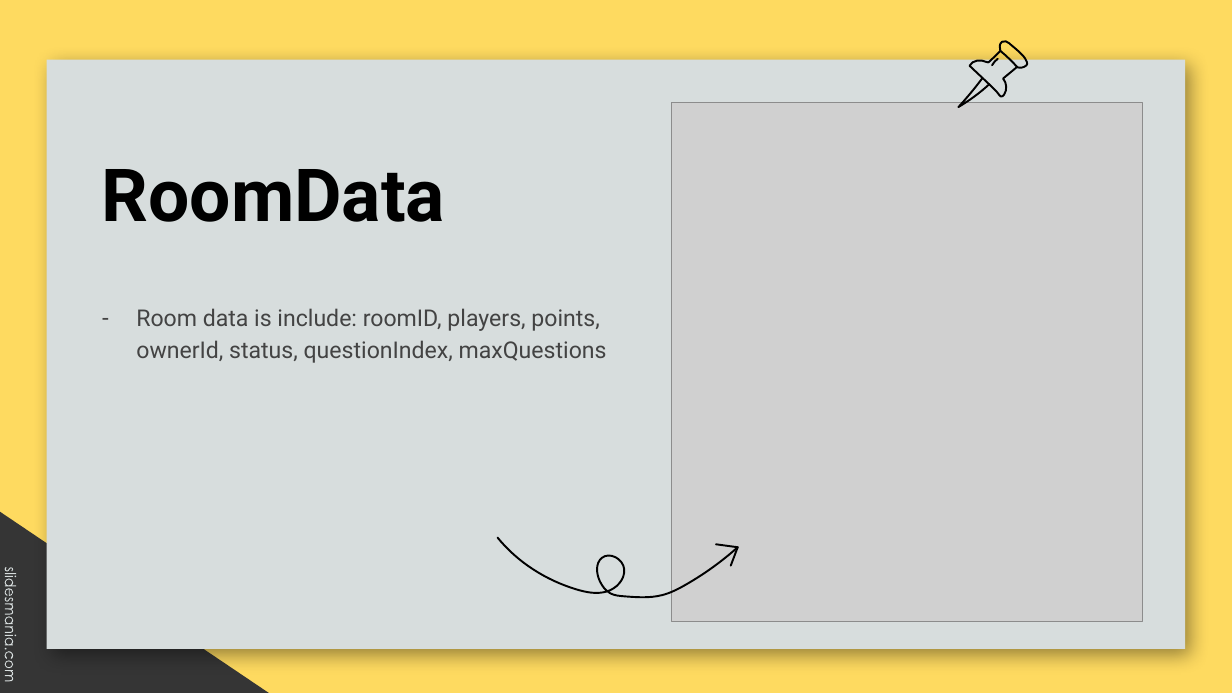
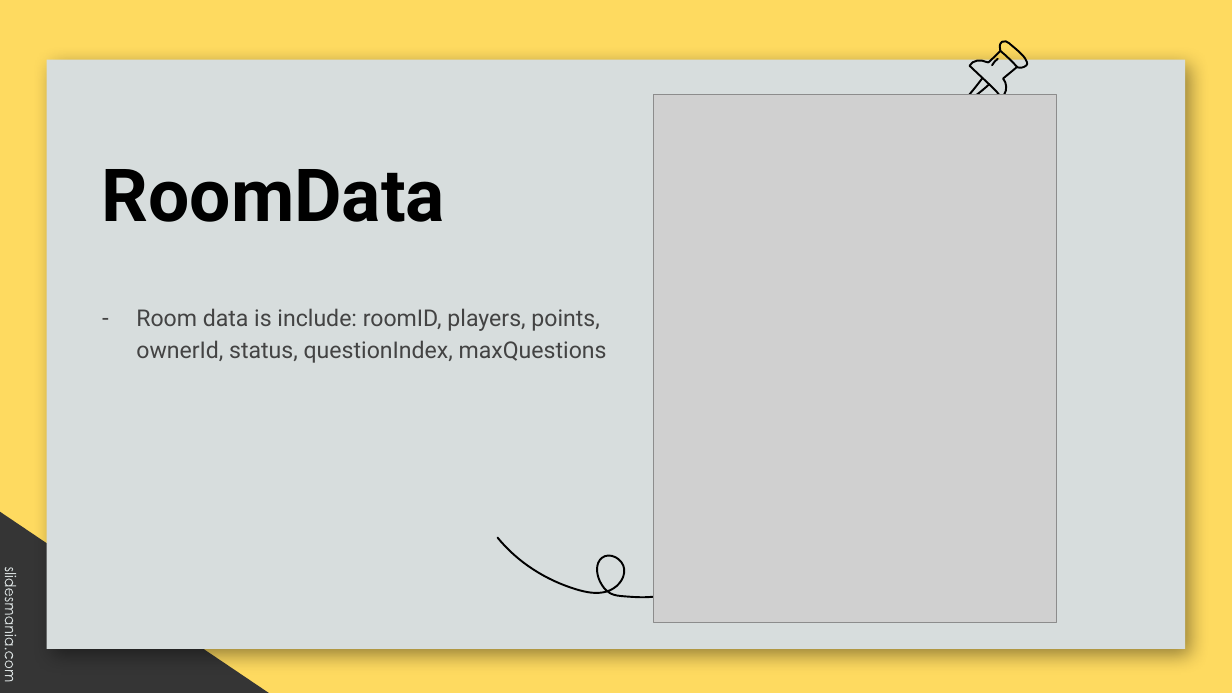
Before and after one commit to evmosss/Qt-DuoiHinhBatChu, a slide deck: slide 13 of report/report.pptx. Drawn at 1232x693 pixels with LibreOffice and Linux fonts; fonts in the diff are those of the drawing; grey boxes stand for pictures; background and template pictures are left out. Boxes give left, top, right and bottom in pixels: in the first picture for what was removed or moved away, otherwise in the second. Text is boxed around its words. In the diff, an @@ line names an element or a change of style, - is before the commit and + after.

```diff
--- a/report/report.pptx
+++ b/report/report.pptx
@@ picture: place and size @@
-picture at [671, 103, 1142, 622]
+picture at [654, 95, 1057, 623]
@@ freeform shape removed at [716, 539, 742, 568] @@
```
Also in this commit, not shown: 1 other slide changed, 1 slide added, 4 other files.
